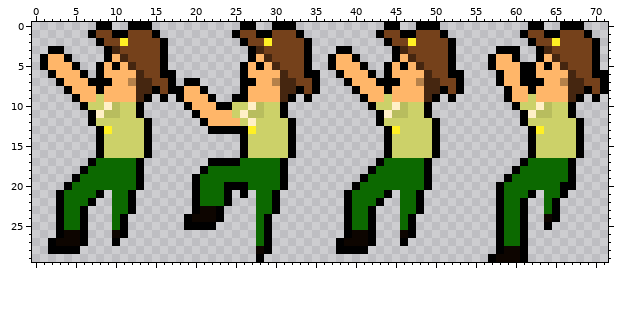
Two versions of one sprite sheet, Assets/_Project/Arts/player.png. Above, as it was before the edit.
The file is 72x30 pixels.
After:
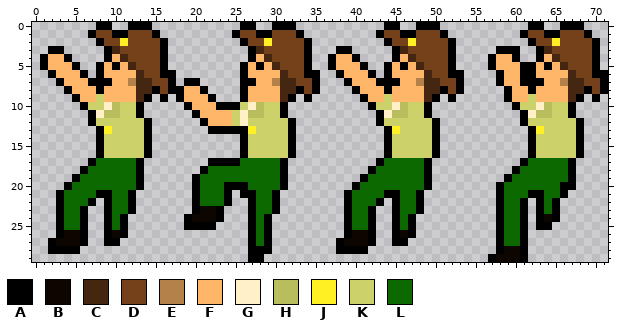
Palette (. is transparent): A #000000  B #0d0500  C #452610  D #75411b  E #b5814a  F #ffb669  G #fff0c7  H #b8bd5e  J #fff024  K #ccd169  L #0c6900
From old to new:
{"y":9,"x":25,"old":"A","new":"."}
{"y":10,"x":25,"old":"K","new":"A"}
{"y":12,"x":25,"old":"FKG","new":"KGK"}
{"y":21,"x":9,"old":".","new":"A"}
{"y":21,"x":27,"old":".","new":"A"}
{"y":21,"x":45,"old":".","new":"A"}
{"y":21,"x":63,"old":".","new":"A"}
{"y":22,"x":9,"old":".","new":"A"}
{"y":22,"x":27,"old":".","new":"A"}
{"y":22,"x":45,"old":".","new":"A"}
{"y":22,"x":63,"old":".","new":"A"}
{"y":23,"x":9,"old":".","new":"A"}
{"y":23,"x":27,"old":".","new":"A"}
{"y":23,"x":45,"old":".","new":"A"}
{"y":23,"x":63,"old":".","new":"A"}
{"y":24,"x":9,"old":".","new":"A"}
{"y":24,"x":27,"old":".","new":"A"}
{"y":24,"x":45,"old":".","new":"A"}
{"y":24,"x":63,"old":".","new":"A"}
{"y":25,"x":9,"old":".","new":"A"}
{"y":25,"x":27,"old":".","new":"A"}
{"y":25,"x":45,"old":".","new":"A"}
{"y":25,"x":63,"old":".","new":"A"}
{"y":26,"x":9,"old":".","new":"A"}
{"y":26,"x":27,"old":".","new":"A"}
{"y":26,"x":45,"old":".","new":"A"}
{"y":27,"x":9,"old":".","new":"A"}
{"y":27,"x":27,"old":".","new":"A"}
{"y":27,"x":45,"old":".","new":"A"}
{"y":28,"x":27,"old":".B","new":"AA"}
{"y":29,"x":27,"old":".","new":"A"}
{"label":"changed","picture_box":[232,94,256,126]}
{"label":"added","picture_box":[104,190,112,246]}
{"label":"changed","picture_box":[248,190,264,262]}
{"label":"added","picture_box":[392,190,400,246]}
{"label":"added","picture_box":[536,190,544,230]}
